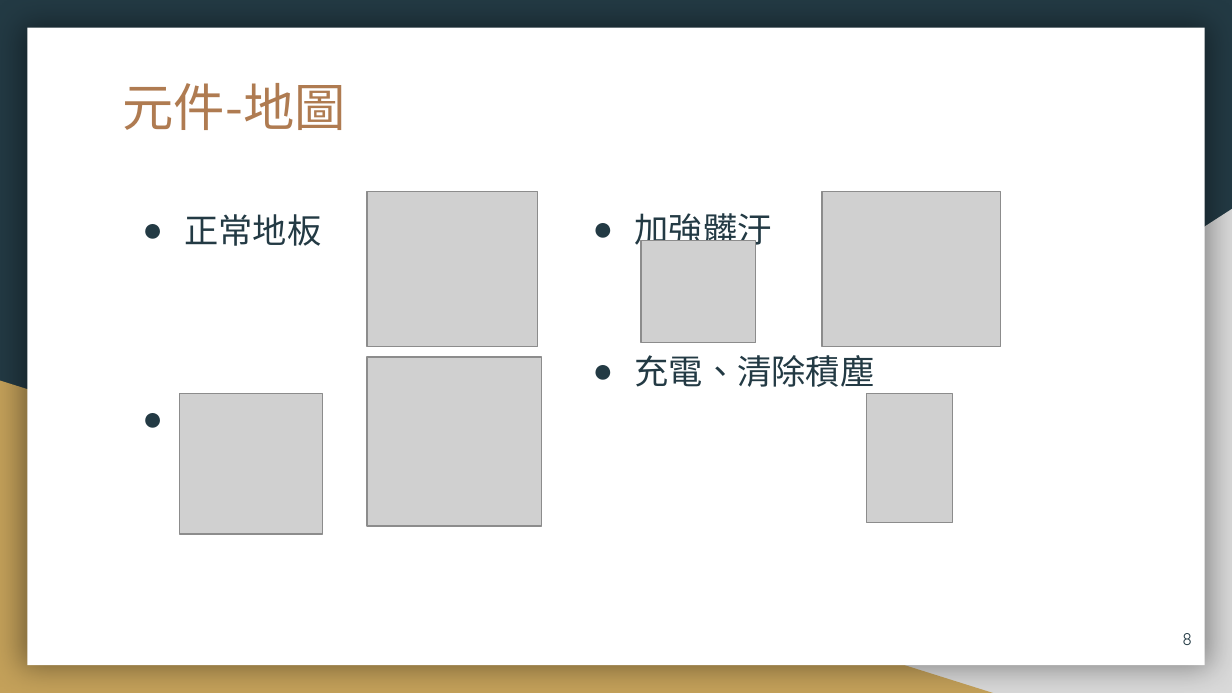
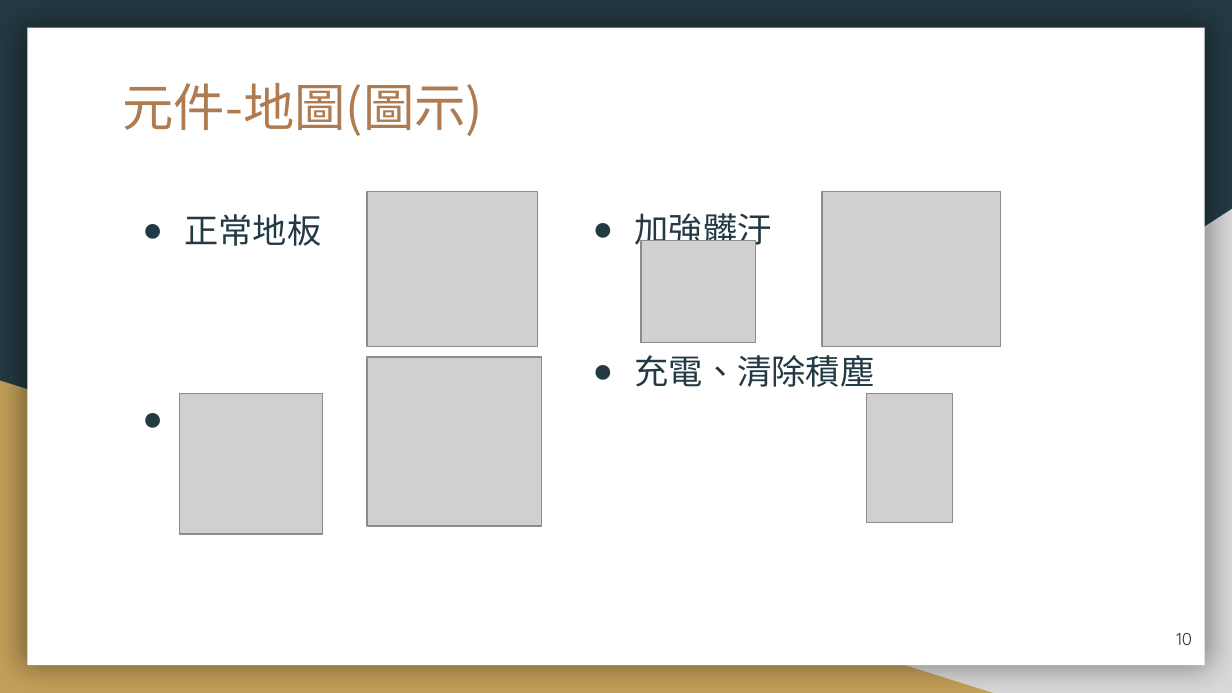
Before and after one commit to 106971001/AI, a slide deck: slide 10 of AI_Filnal_ppt.pptx (slide 8 before the commit). Drawn at 1232x693 pixels with LibreOffice and Linux fonts; fonts in the diff are those of the drawing; grey boxes stand for pictures. Boxes give left, top, right and bottom in pixels: in the first picture for what was removed or moved away, otherwise in the second. Text is boxed around its words. In the diff, an @@ line names an element or a change of style, - is before the commit and + after.

```diff
--- a/AI_Filnal_ppt.pptx
+++ b/AI_Filnal_ppt.pptx
@@ text at [123, 83, 484, 136]: text changed @@
-元件-地圖
+元件-地圖(圖示)
@@ page number at [1176, 633, 1192, 645]: text changed @@
-8
+10
```
Also in this commit, not shown: 10 other slides changed, 10 slides added, 3 slides removed, 9 other files.
